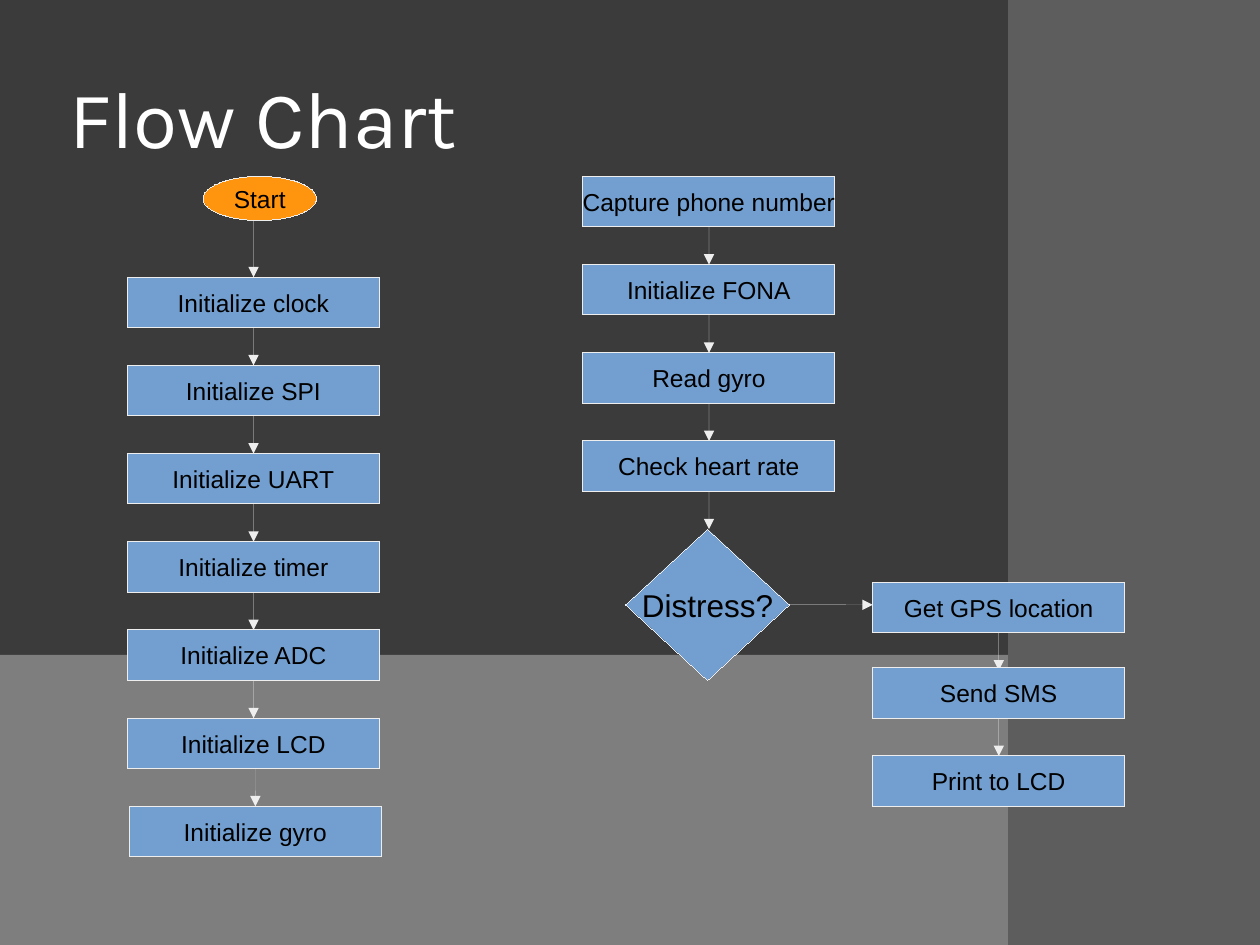
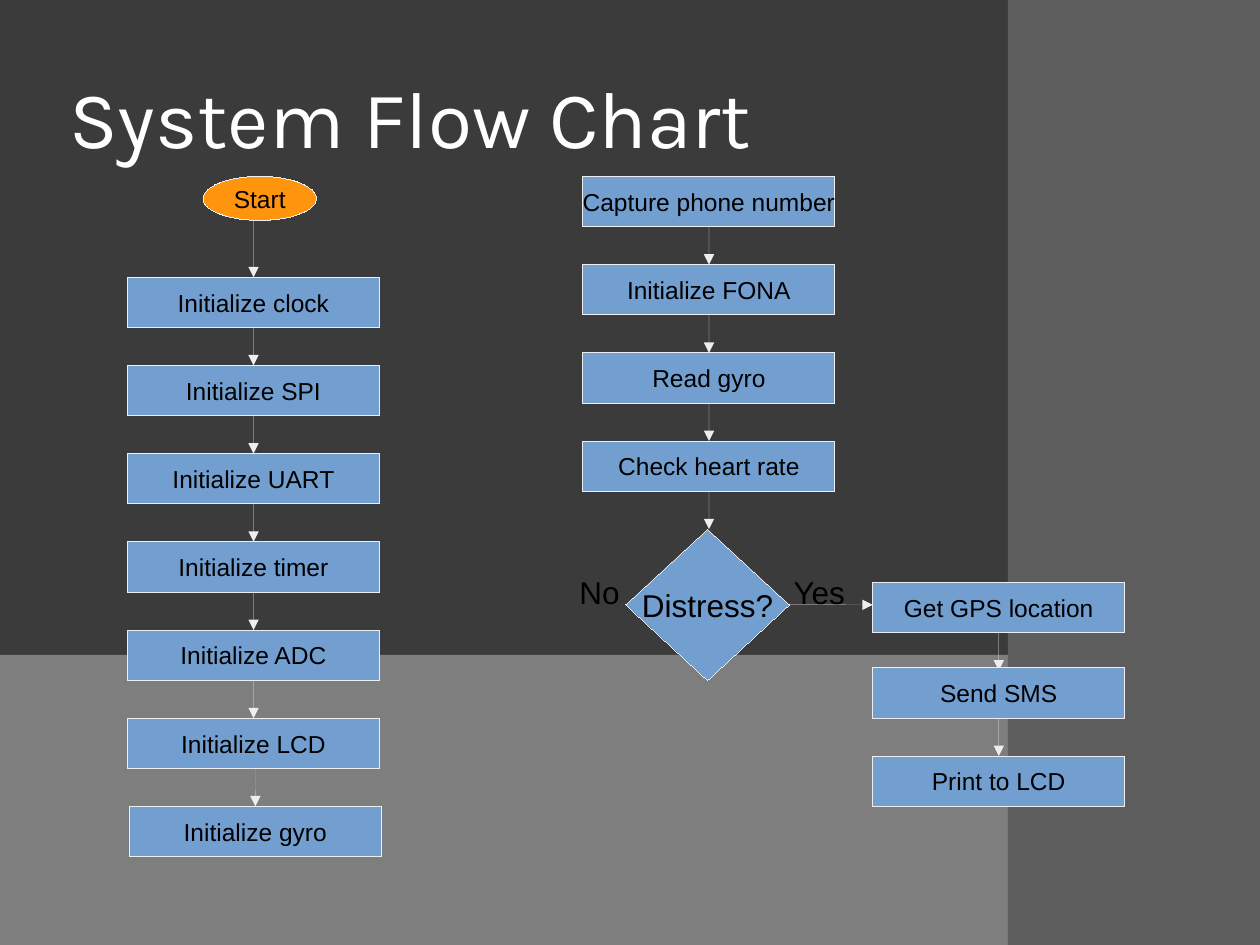
Before and after one commit to bkzshabbaz/EADAS, a slide deck: slide 7 of EADAS.pptx. Drawn at 1260x945 pixels with LibreOffice and Linux fonts; fonts in the diff are those of the drawing. Boxes give left, top, right and bottom in pixels: in the first picture for what was removed or moved away, otherwise in the second. Text is boxed around its words. In the diff, an @@ line names an element or a change of style, - is before the commit and + after.

```diff
--- a/EADAS.pptx
+++ b/EADAS.pptx
@@ text at [69, 93, 752, 168]: text changed @@
-Flow Chart
+System Flow Chart
@@ text added at [579, 583, 619, 604], 18 pt, text #000000 @@
+No
@@ text added at [794, 583, 845, 605], 18 pt, text #000000 @@
+Yes
```
Also in this commit, not shown: 9 other slides changed, 2 slides added, 1 slide removed, 1 other file.
